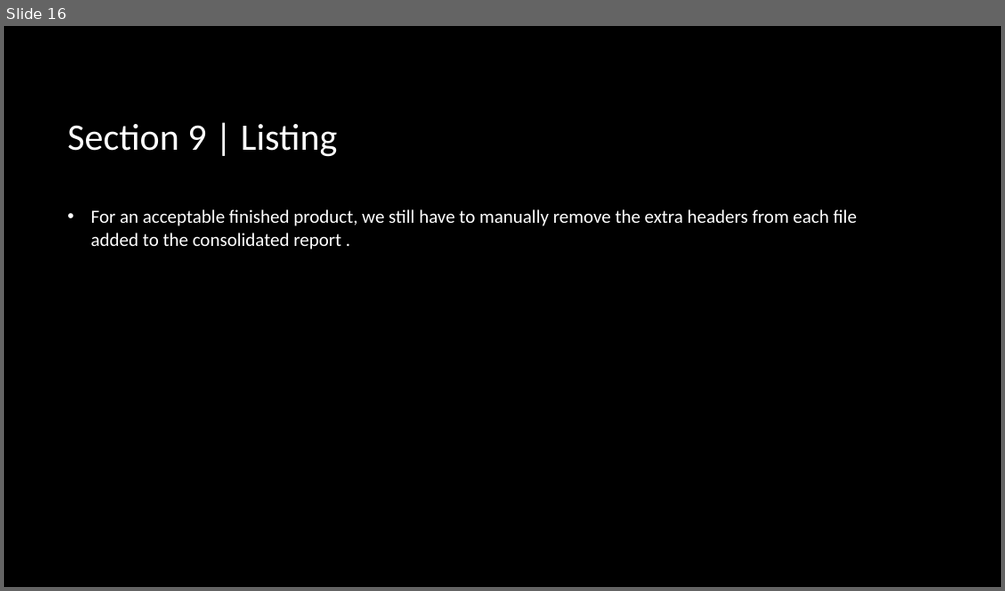
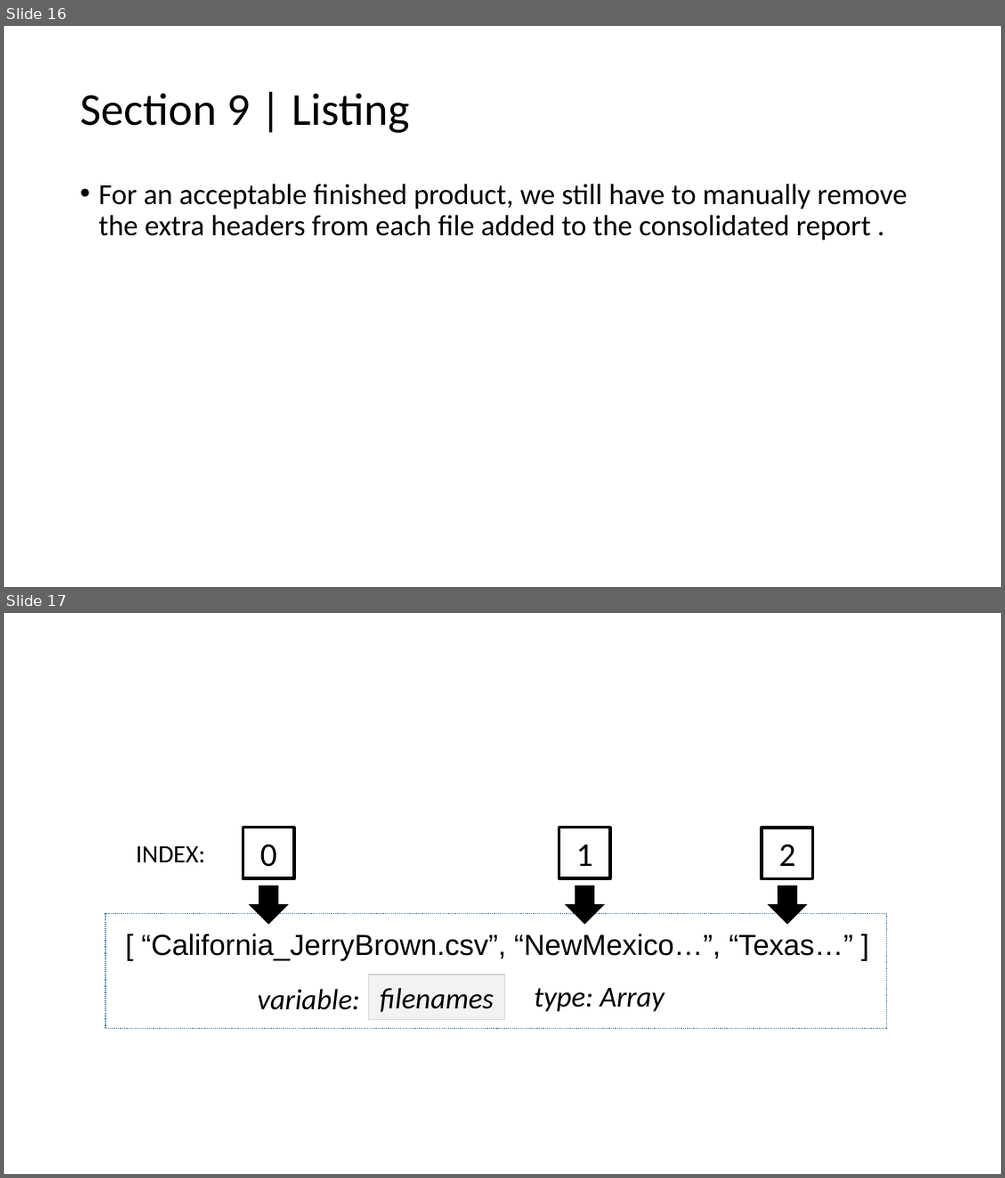
Before and after one commit to conduitl/csv_lesson, a slide deck: case1.pptx. Shown one above the other, each under a label of ours: slide 16 before the commit, slides 16 and 17 after it. The pictures are 1005x591 and 1005x1178 pixels, drawn with LibreOffice and Linux fonts; fonts in the diff are those of the drawing; background and template pictures are left out. Boxes give left, top, right and bottom in pixels: in the first picture for what was removed or moved away, otherwise in the second. Text is boxed around its words. In the diff, an @@ line names an element or a change of style, - is before the commit and + after.

```diff
--- a/case1.pptx
+++ b/case1.pptx
@@ slide 17 added at <box>4,613,1001,1174</box>, background #FFFFFF @@
@@ group added at <box>136,827,813,924</box>: 3 rectangles, 3 right arrows, 1 text @@
+INDEX:
+0
+1
+2
@@ rectangle added at <box>105,914,887,1029</box>, outline #43739E 1 pt dashed @@
@@ text added at <box>141,933,853,960</box>, 28 pt, text #000000 @@
+[ “California_JerryBrown.csv”, “NewMexico…”, “Texas…” ]
@@ rectangle added at <box>369,974,505,1019</box>, fill #F2F2F2, outline #D9D9D9 1 pt, 28 pt, text #000000, italic @@
+filenames
@@ text added at <box>258,989,360,1010</box>, 28 pt, text #000000, italic @@
+variable:
@@ text added at <box>534,988,664,1012</box>, 28 pt, text #000000, italic @@
+type: Array
@@ slide 16 changed as well @@
@@ background picture (left out) to #FFFFFF @@
@@ title "Section 9 | Listing": place and size @@
-title "Section 9 | Listing" at <box>67,124,337,157</box>
+title "Section 9 | Listing" at <box>80,93,409,133</box>
@@ title "Section 9 | Listing" at <box>80,93,409,133</box>: size 36 to 44 pt, text colour #FFFFFF to #000000; line spacing 1 to 0.9 @@
@@ text "For an acceptable finished product, ...": place and size @@
-text "For an acceptable finished product, ..." at <box>91,209,857,249</box>
+text "For an acceptable finished product, ..." at <box>98,184,907,240</box>
@@ text "For an acceptable finished product, ..." at <box>98,184,907,240</box>: size 18 to 28 pt, text colour #FFFFFF to #000000; indent changed; line spacing 1 to 0.9 @@
```
Also in this commit, not shown: 15 other slides changed, 2 other files.
